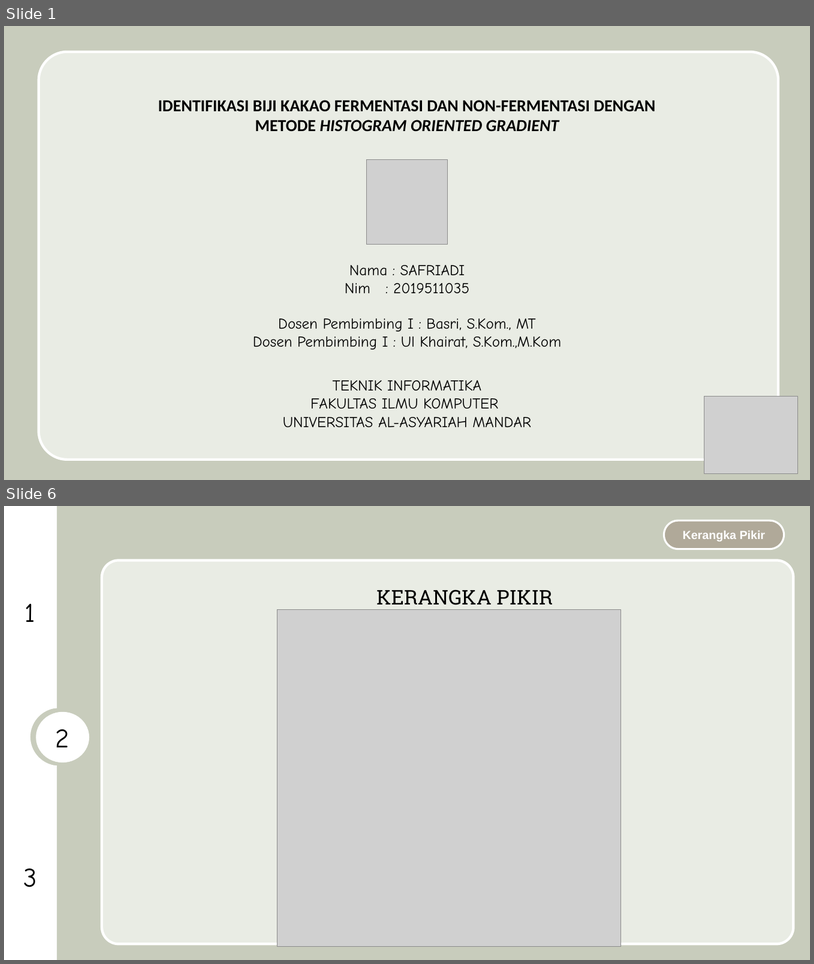
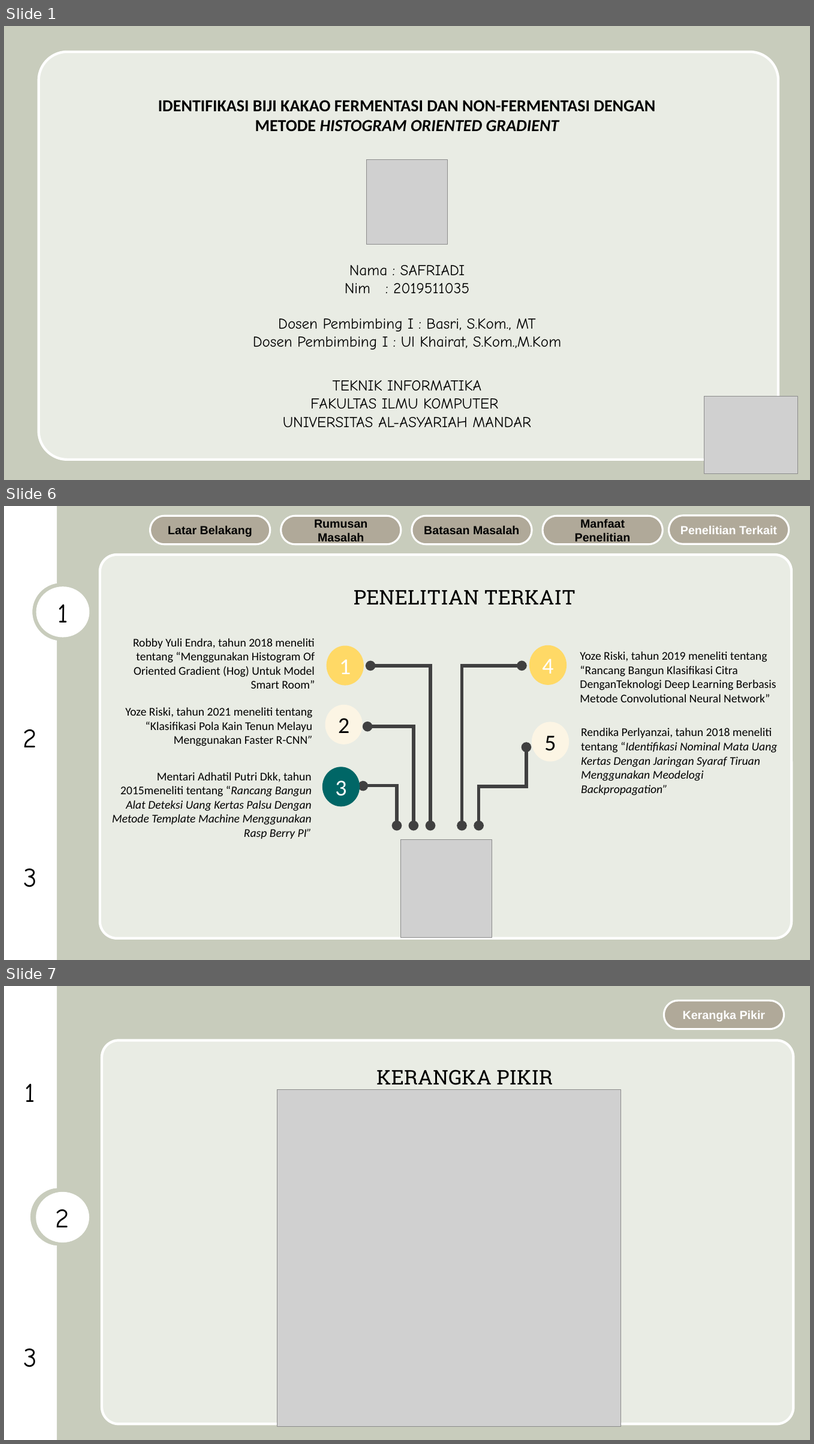
Before and after one commit to AslamMardin/ppt, a slide deck: PROPOSAL/SAFRIADI/SAFRIADI - SEMPRO.pptx. Shown one above the other, each under a label of ours: slides 1 and 6 before the commit, slides 1, 6 and 7 after it; the slides between them are not shown. The pictures are 814x964 and 814x1444 pixels, drawn with LibreOffice and Linux fonts; fonts in the diff are those of the drawing; grey boxes stand for pictures; background and template pictures are left out. Boxes give left, top, right and bottom in pixels: in the first picture for what was removed or moved away, otherwise in the second. Text is boxed around its words. In the diff, an @@ line names an element or a change of style, - is before the commit and + after.

Commit message:
revisi safriadi busmiwati penelitian terkait

```diff
--- a/PROPOSAL/SAFRIADI/SAFRIADI - SEMPRO.pptx
+++ b/PROPOSAL/SAFRIADI/SAFRIADI - SEMPRO.pptx
@@ slide 6 added at (x1=4, y1=506, x2=810, y2=960), background #C8CCBC @@
@@ freeform shape added at (x1=4, y1=506, x2=57, y2=960), fill #FFFFFF, outline #FFFFFF 1 pt @@
@@ rounded rectangle added at (x1=150, y1=516, x2=271, y2=544), fill #B0A999, outline #FFFFFF 2.25 pt, 14 pt, text #000000, bold @@
+Latar Belakang
@@ rounded rectangle added at (x1=281, y1=516, x2=401, y2=544), fill #B0A999, outline #FFFFFF 2.25 pt, 14 pt, text #000000, bold @@
+Rumusan Masalah
@@ rounded rectangle added at (x1=413, y1=516, x2=533, y2=544), fill #B0A999, outline #FFFFFF 2.25 pt, 14 pt, text #000000, bold @@
+Batasan Masalah
@@ rounded rectangle added at (x1=543, y1=516, x2=663, y2=544), fill #B0A999, outline #FFFFFF 2.25 pt, 14 pt, text #000000, bold @@
+Manfaat Penelitian
@@ rounded rectangle added at (x1=669, y1=516, x2=790, y2=544), fill #B0A999, outline #FFFFFF 2.25 pt, 14 pt, text #FFFFFF, bold @@
+Penelitian Terkait
@@ rounded rectangle added at (x1=100, y1=555, x2=792, y2=938), fill #E9ECE4, outline #FFFFFF 3 pt @@
@@ ellipse added at (x1=36, y1=587, x2=89, y2=637), fill #FFFFFF, outline #FFFFFF 1 pt, 32 pt, text #000000 @@
+1
@@ text added at (x1=354, y1=590, x2=576, y2=604), 24 pt, text #000000 @@
+PENELITIAN TERKAIT
@@ text added at (x1=133, y1=638, x2=315, y2=688), 14 pt, text #000000 @@
+Robby Yuli Endra, tahun 2018 meneliti tentang “Menggunakan Histogram Of Oriented Gradient (Hog) Untuk Model Smart Room”
@@ ellipse added at (x1=326, y1=646, x2=364, y2=685), fill #FFD966, 27 pt, text #FFFFFF @@
+1
@@ ellipse added at (x1=530, y1=645, x2=567, y2=685), fill #FFD966, 27 pt, text #FFFFFF @@
+4
@@ elbow double arrow added from (431, 825) to (371, 666), #404040 4 pt @@
@@ elbow double arrow added from (462, 825) to (522, 666), #404040 4 pt @@
@@ text added at (x1=580, y1=651, x2=777, y2=702), 14 pt, text #000000 @@
+Yoze Riski, tahun 2019 meneliti tentang “Rancang Bangun Klasifikasi Citra DenganTeknologi Deep Learning Berbasis Metode Convolutional Neural Network”
@@ text added at (x1=125, y1=707, x2=313, y2=746), 14 pt, text #000000 @@
+Yoze Riski, tahun 2021 meneliti tentang “Klasifikasi Pola Kain Tenun Melayu Menggunakan Faster R-CNN”
@@ ellipse added at (x1=325, y1=705, x2=363, y2=744), fill #FCF5E4, 27 pt, text #000000 @@
+2
@@ text added at (x1=23, y1=729, x2=37, y2=747), 32 pt, text #000000 @@
+2
@@ elbow double arrow added from (414, 825) to (368, 726), #404040 4 pt @@
@@ ellipse added at (x1=532, y1=722, x2=570, y2=762), fill #FCF5E4, 27 pt, text #000000 @@
+5
@@ text added at (x1=581, y1=727, x2=778, y2=795), 14 pt, text #000000, italic @@
+Rendika Perlyanzai, tahun 2018 meneliti tentang “Identifikasi Nominal Mata Uang Kertas Dengan Jaringan Syaraf Tiruan Menggunakan Meodelogi Backpropagation”
@@ elbow double arrow added from (479, 825) to (527, 747), #404040 4 pt @@
@@ text added at (x1=112, y1=772, x2=312, y2=838), 14 pt, text #000000, italic @@
+Mentari Adhatil Putri Dkk, tahun 2015meneliti tentang “Rancang Bangun Alat Deteksi Uang Kertas Palsu Dengan Metode Template Machine Menggunakan Rasp Berry PI”
@@ ellipse added at (x1=323, y1=767, x2=360, y2=807), fill #006666, 27 pt, text #FFFFFF @@
+3
@@ elbow double arrow added from (397, 825) to (363, 786), #404040 4 pt @@
@@ picture added at (x1=401, y1=840, x2=492, y2=937) @@
@@ text added at (x1=23, y1=868, x2=37, y2=887), 32 pt, text #000000 @@
+3
@@ what was slide 6 is now slide 7 @@
```
Also in this commit, not shown: 4 slides changed, 1 other file.
